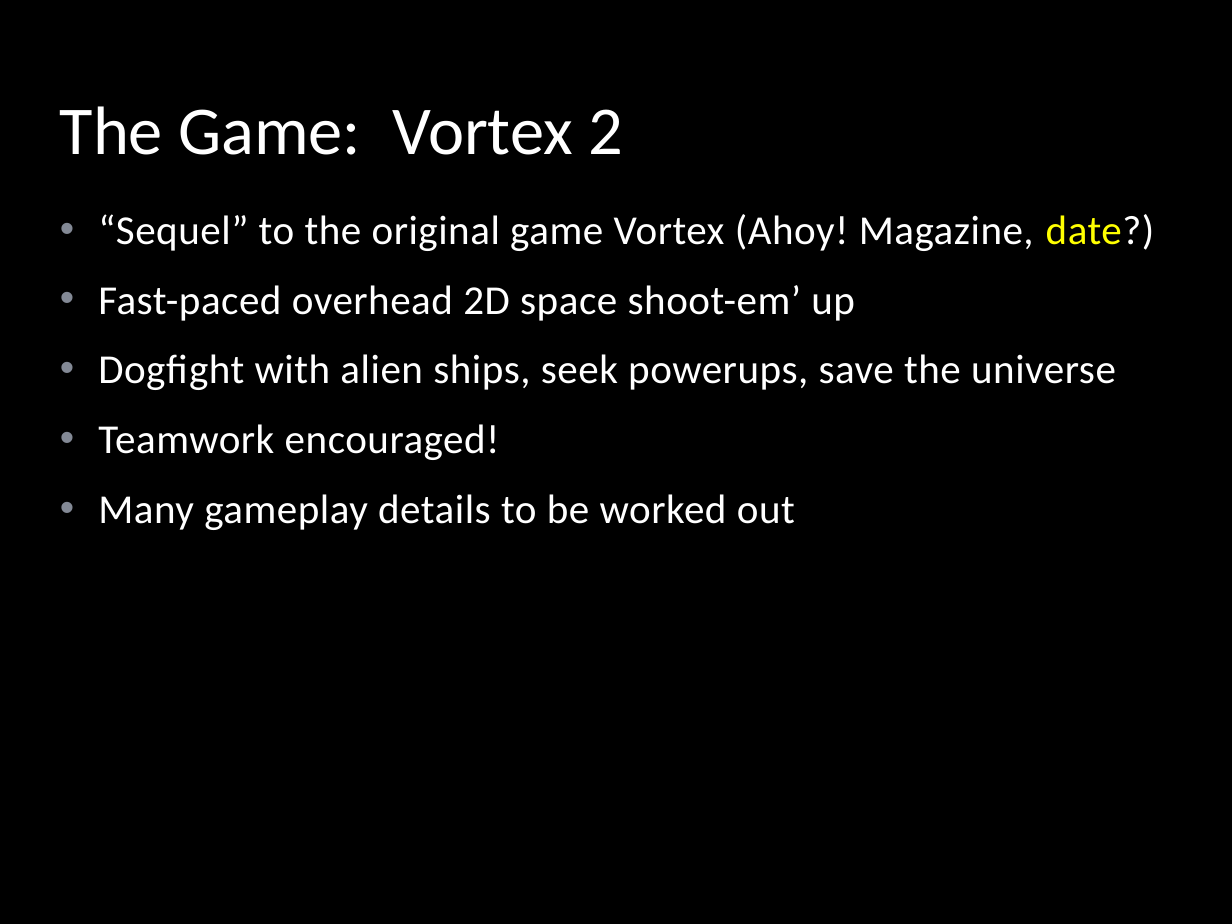
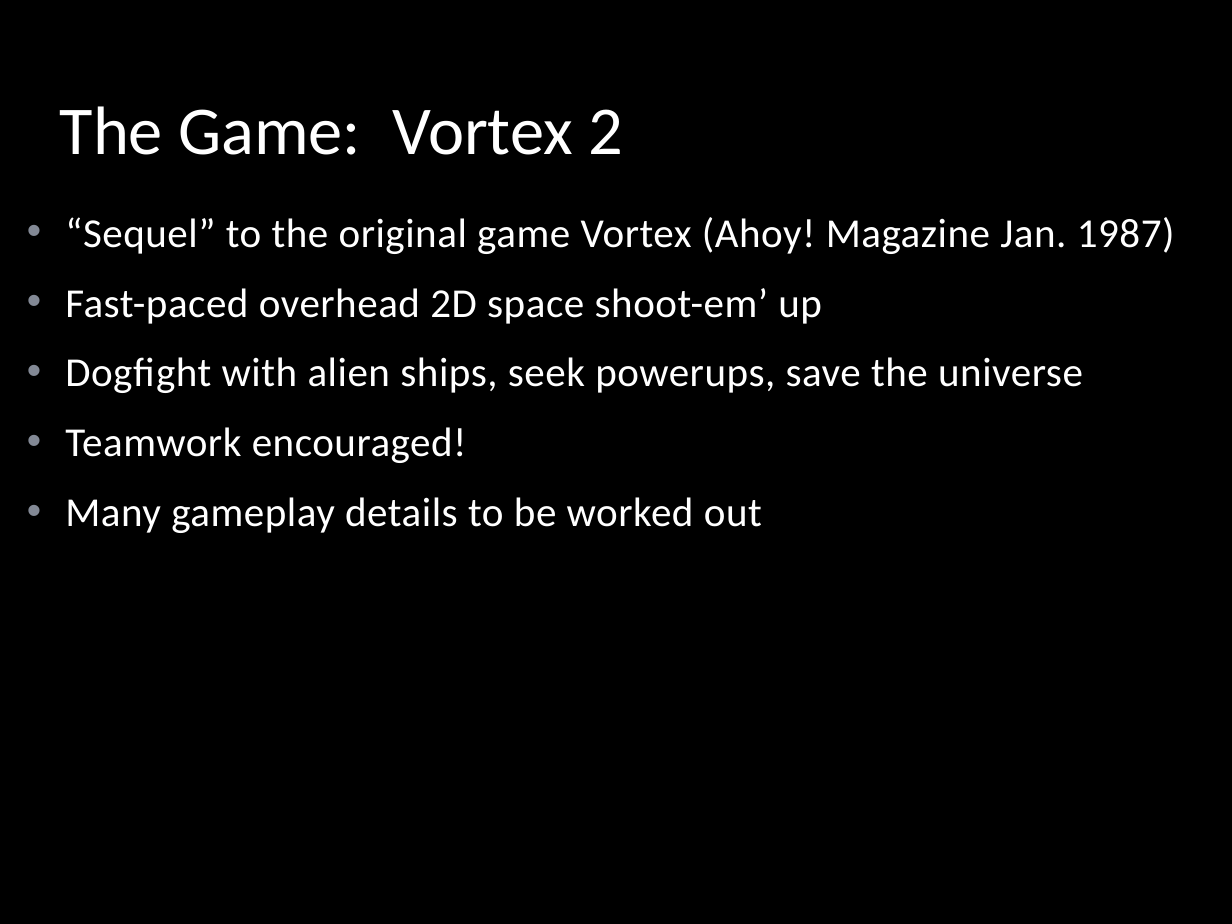
Before and after one commit to LeifBloomquist/Vortex, a slide deck: slide 7 of Docs/Vortex ECCC 2013.pptx. Drawn at 1232x924 pixels with LibreOffice and Linux fonts; fonts in the diff are those of the drawing; background and template pictures are left out. Boxes give left, top, right and bottom in pixels: in the first picture for what was removed or moved away, otherwise in the second. Text is boxed around its words. In the diff, an @@ line names an element or a change of style, - is before the commit and + after.

Commit message:
New PPT

```diff
--- a/Docs/Vortex ECCC 2013.pptx
+++ b/Docs/Vortex ECCC 2013.pptx
@@ text "“Sequel” to the original game ...": place and size @@
-text "“Sequel” to the original game ..." at (98, 214, 1155, 530)
+text "“Sequel” to the original game ..." at (65, 217, 1175, 533)
@@ text at (65, 217, 1175, 254): text changed @@
-• “Sequel” to the original game Vortex (Ahoy! Magazine, date?)
+• “Sequel” to the original game Vortex (Ahoy! Magazine Jan. 1987)
```
Also in this commit, not shown: 4 other slides changed, 1 slide added, 2 slides removed.
